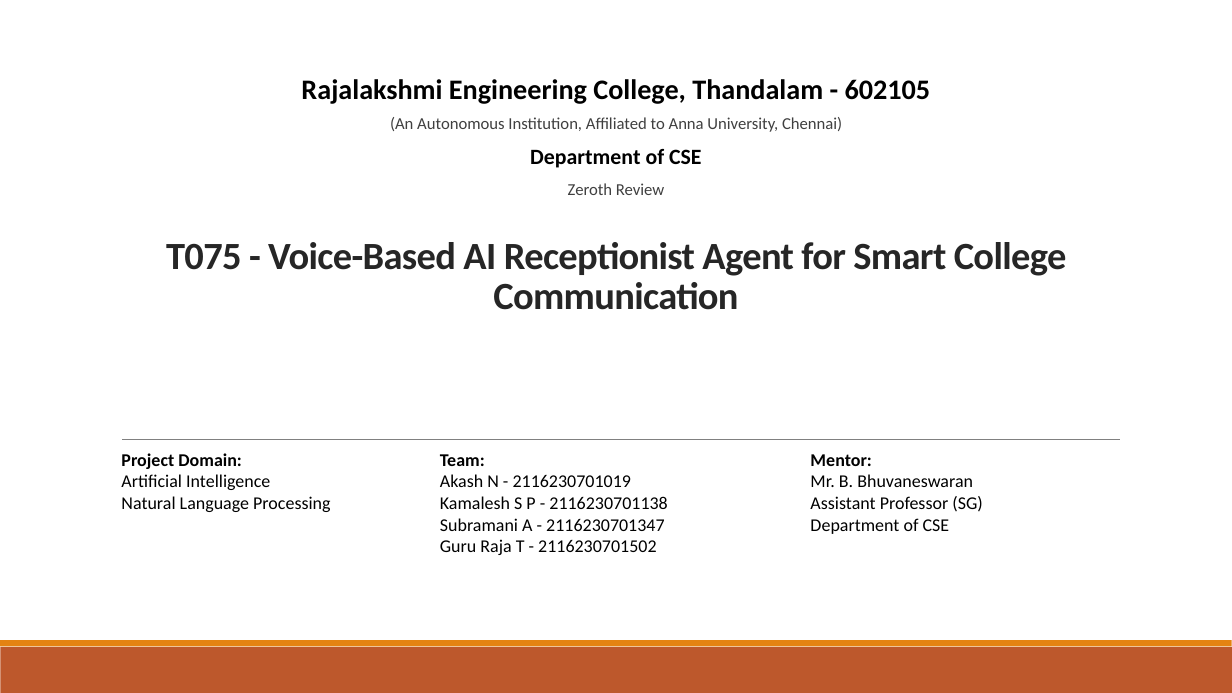
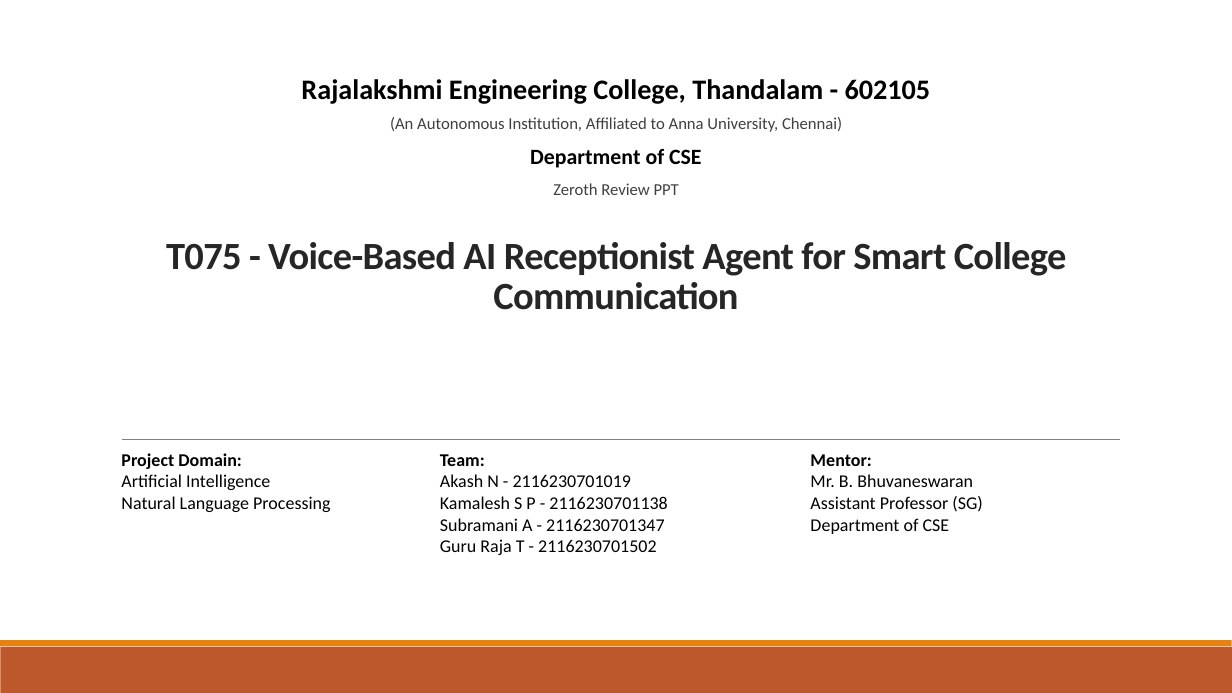
Before and after one commit to Kamalesh-Suresh-Kumar/REC-Voice-AI-Receptionist, a slide deck: slide 1 of Docs/T076-CS23721-Project-Phase-I/PPT & Other Things/T075_Voice-Based_AI_Receptionist_Agent_Zeroth_Review.pptx. Drawn at 1232x693 pixels with LibreOffice and Linux fonts; fonts in the diff are those of the drawing. Boxes give left, top, right and bottom in pixels: in the first picture for what was removed or moved away, otherwise in the second. Text is boxed around its words. In the diff, an @@ line names an element or a change of style, - is before the commit and + after.

```diff
--- a/Docs/T076-CS23721-Project-Phase-I/PPT & Other Things/T075_Voice-Based_AI_Receptionist_Agent_Zeroth_Review.pptx
+++ b/Docs/T076-CS23721-Project-Phase-I/PPT & Other Things/T075_Voice-Based_AI_Receptionist_Agent_Zeroth_Review.pptx
@@ text at (x1=553, y1=183, x2=679, y2=195): text changed @@
-Zeroth Review
+Zeroth Review PPT
```
Also in this commit, not shown: 11 other files.
